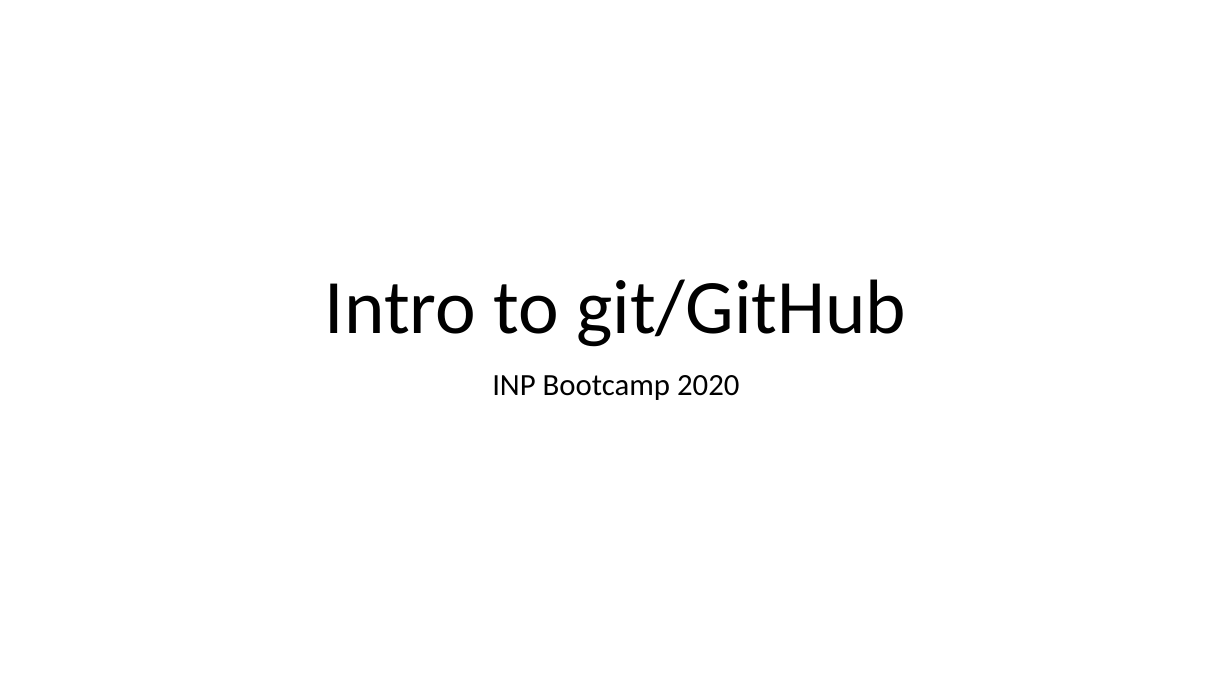
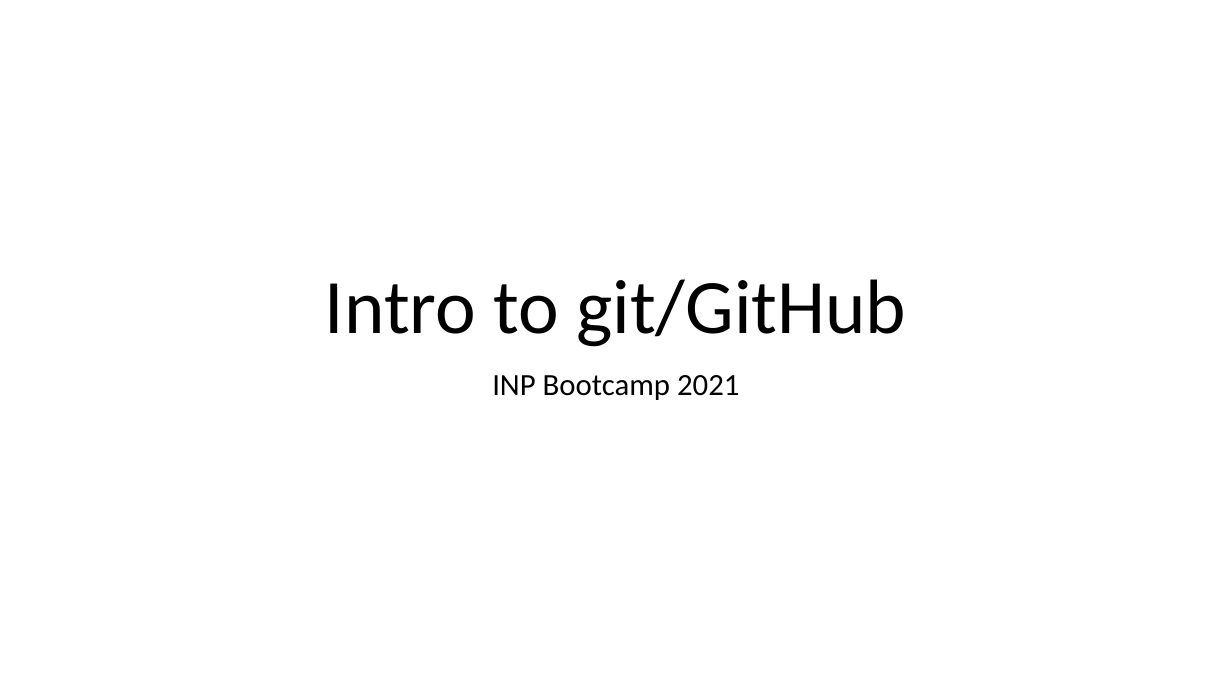
Before and after one commit to vibhaannaswamy/INP_Git_Intro_forked, a slide deck: slide 1 of slides/GitHubIntro_2021.pptx. Drawn at 1232x693 pixels with LibreOffice and Linux fonts; fonts in the diff are those of the drawing. Boxes give left, top, right and bottom in pixels: in the first picture for what was removed or moved away, otherwise in the second. Text is boxed around its words. In the diff, an @@ line names an element or a change of style, - is before the commit and + after.

```diff
--- a/slides/GitHubIntro_2021.pptx
+++ b/slides/GitHubIntro_2021.pptx
@@ subtitle at <box>492,375,739,400</box>: text changed @@
-INP Bootcamp 2020
+INP Bootcamp 2021
```
Also in this commit, not shown: 2 other slides changed, 4 slides added, 3 other files.
